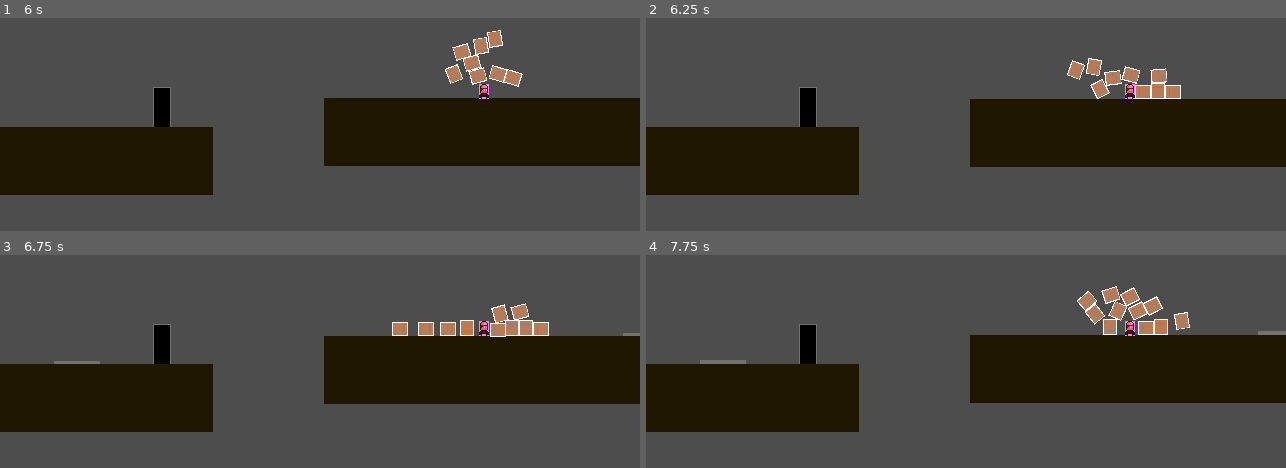
Above: before the commit, frames 1-4 (two rows, left to right).
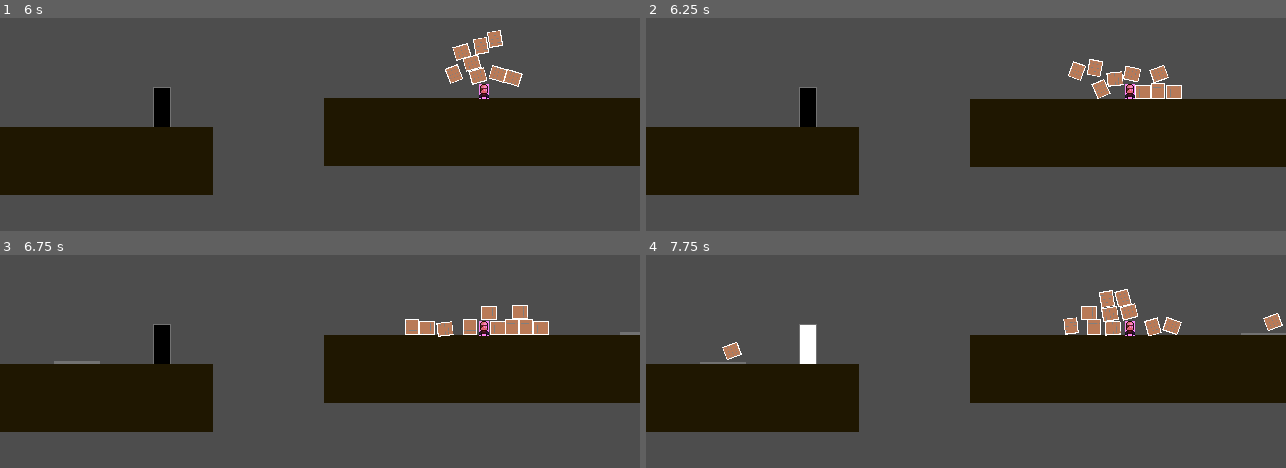
Above: after the commit, the same moments.

Repository: Darr3n2GG/Puzzle-Knights-2P-
Game: Godot game, scene res://Scenes/splitscreen.tscn
Two runs of this game, one before a commit and one after it. Both use one fixed random seed, a clock stepped at 60 frames per second and the inputs below.
Inputs:
- Up to frame 1 (6 s): hold D (1Right) 0.53-2.03 s; tap Down (2Place) at 0.6, 1.55, 2.1, 2.85, 3.8, 4.35, 5.1 s; tap W (1Up) at 0.77, 1.52, 3.02, 3.77, 4.52 s; tap S (1Attack) at 1.35, 3.6, 5.85 s; hold A (1Left) 2.03-2.78 s; hold D (1Right) 2.78-4.28 s; hold A (1Left) 4.28-5.03 s; tap Enter at 5 s; hold D (1Right) 5.03-5.78 s; tap P (reset) at 5.75 s; hold A (1Left) from 5.78 s (still down)
- Up to frame 2 (6.25 s): keep holding A (1Left); tap W (1Up) at 6.02 s; tap Down (2Place) at 6.05 s
- Up to frame 3 (6.75 s): keep holding A (1Left); tap Down (2Place) at 6.6 s
- Up to frame 4 (7.75 s): tap W (1Up) at 6.77, 7.52 s; tap P (reset) at 7.25 s; release A (1Left) at 7.28 s; hold D (1Right) from 7.28 s (still down); tap Down (2Place) at 7.35 s

Frame 1 is identical in both runs. In frame 2, 0.6% of the frame differs, in the area x 65-84%, y 18-39%; in frame 3, 1.5%; in frame 4, 3.0%, in the area x 8-100%, y 14-52%.

Commit message:
Component update
I think the hitbox component might not be used in our code, as we already have a code to detect hurtbox. What do you think?

Diff:
--- a/Characters/Players/Player.gd
+++ b/Characters/Players/Player.gd
@@ -97,11 +97,13 @@
 	global.p1_attacking = true
 	$Timers/IsAttacking.start() #Currently a place holder code
 
+func _on_is_attacking_timeout():
+	global.p1_attacking = false
+
+
+
 func _on_player_win(index):
 #	print("on the way")
 	if index == controls.player_index:
 		queue_free()
 #		print("function called")
-
-func _on_is_attacking_timeout():
-	global.p1_attacking = false
--- a/Component/hitbox_component.tscn
+++ b/Component/hitbox_component.tscn
@@ -1,6 +1,7 @@
 [gd_scene load_steps=2 format=3 uid="uid://dc560d02gq12i"]
 
-[ext_resource type="Script" path="res://Creature/HitboxComponent.gd" id="1_tp5hb"]
+[ext_resource type="Script" path="res://Creature/HitboxComponent.gd" id="1_10u36"]
 
 [node name="HitboxComponent" type="Area2D"]
-script = ExtResource("1_tp5hb")
+collision_layer = 0
+script = ExtResource("1_10u36")
--- a/Creature/Dummy.tscn
+++ b/Creature/Dummy.tscn
@@ -1,15 +1,18 @@
-[gd_scene load_steps=7 format=3 uid="uid://djo7kll4eugwk"]
+[gd_scene load_steps=8 format=3 uid="uid://djo7kll4eugwk"]
 
 [ext_resource type="Script" path="res://Creature/Dummy.gd" id="1_1ub1h"]
 [ext_resource type="Texture2D" uid="uid://cl7s3d0qedkgl" path="res://Creature/Barrel.png" id="2_7m75l"]
-[ext_resource type="Script" path="res://Creature/Health Component.gd" id="3_2hqev"]
-[ext_resource type="Script" path="res://Creature/HitboxComponent.gd" id="4_6a01x"]
+[ext_resource type="PackedScene" uid="uid://bpdrkkdpu1hoc" path="res://Component/health_component.tscn" id="3_fo58o"]
+[ext_resource type="PackedScene" uid="uid://dc560d02gq12i" path="res://Component/hitbox_component.tscn" id="4_vfmdo"]
 
 [sub_resource type="RectangleShape2D" id="RectangleShape2D_wu1b8"]
 size = Vector2(14, 16)
 
 [sub_resource type="RectangleShape2D" id="RectangleShape2D_fe7n5"]
 size = Vector2(28, 16)
+
+[sub_resource type="RectangleShape2D" id="RectangleShape2D_opaml"]
+size = Vector2(14, 16)
 
 [node name="Dummy" type="RigidBody2D"]
 collision_layer = 2
@@ -37,10 +40,12 @@
 wait_time = 0.5
 one_shot = true
 
-[node name="HealthComponent" type="Node2D" parent="."]
-script = ExtResource("3_2hqev")
+[node name="HealthComponent" parent="." instance=ExtResource("3_fo58o")]
 
-[node name="HitboxComponent" type="Area2D" parent="."]
-script = ExtResource("4_6a01x")
+[node name="HitboxComponent" parent="." instance=ExtResource("4_vfmdo")]
+collision_layer = 8
+
+[node name="CollisionShape2D" type="CollisionShape2D" parent="HitboxComponent"]
+shape = SubResource("RectangleShape2D_opaml")
 
 [connection signal="timeout" from="Damaged_CD" to="." method="_on_damaged_cd_timeout"]
--- a/Creature/HitboxComponent.gd
+++ b/Creature/HitboxComponent.gd
@@ -1,9 +1,12 @@
+#I might not need this component as we already have a hurtbox code
+
 extends Area2D
+class_name Com_HB
 
 @export var hc : Com_HP
 
 
 
-func damage(): #Same thing again
+func damage():
 	if hc:
 		hc.damage()
--- a/project.godot
+++ b/project.godot
@@ -82,6 +82,7 @@
 2d_physics/layer_1="Player"
 2d_physics/layer_2="RigidBodies"
 2d_physics/layer_3="Platform"
+2d_physics/layer_4="Enemy"
 
 [rendering]
 
